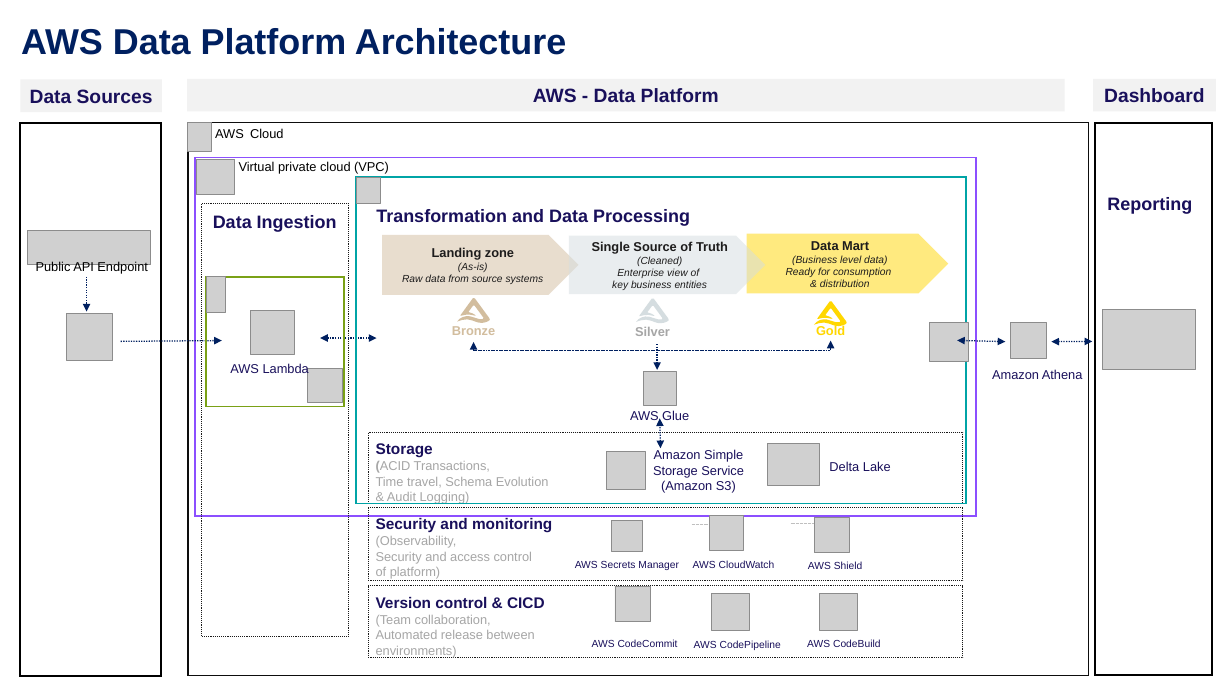
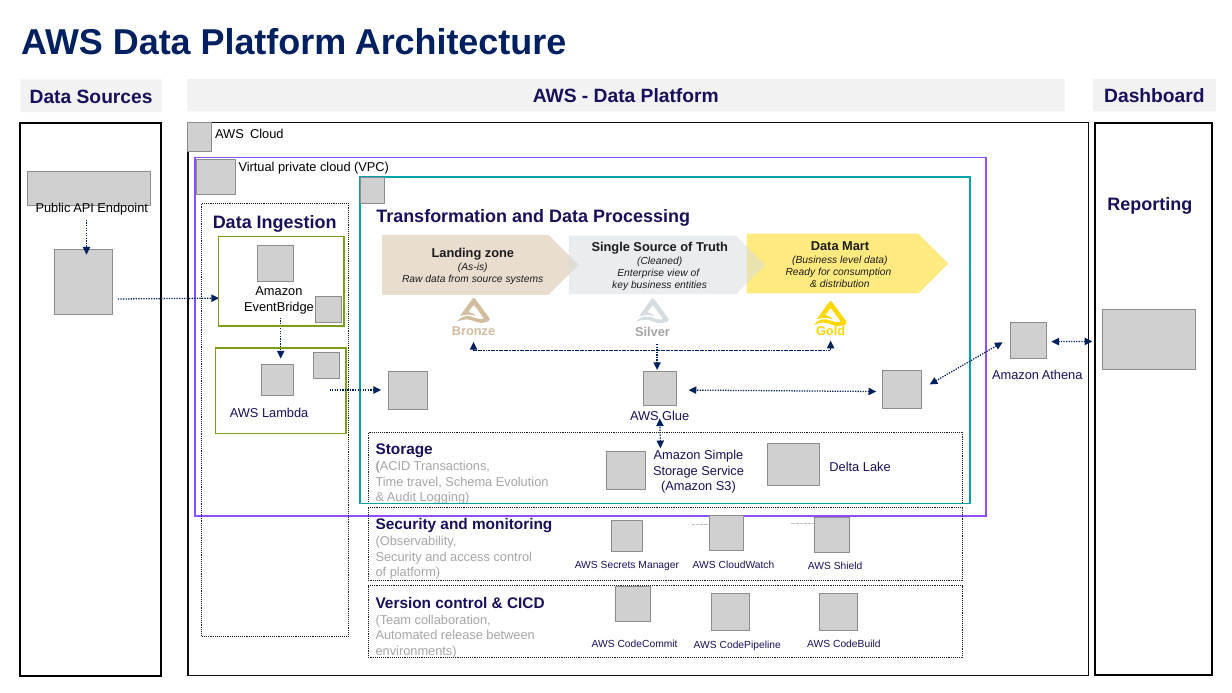
Before and after one commit to mohamedsulthan2405/260309-HDB-Assesment, a slide deck: slide 3 of 03. Documents/02. Data Platform Architecture/HDB_Proposed_Data_Platform_Architecture_AWS_vs_Azure.pptx (slide 1 before the commit). Drawn at 1232x693 pixels with LibreOffice and Linux fonts; fonts in the diff are those of the drawing; grey boxes stand for pictures; background and template pictures are left out. Boxes give left, top, right and bottom in pixels: in the first picture for what was removed or moved away, otherwise in the second. Text is boxed around its words. In the diff, an @@ line names an element or a change of style, - is before the commit and + after.

```diff
--- a/03. Documents/02. Data Platform Architecture/HDB_Proposed_Data_Platform_Architecture_AWS_vs_Azure.pptx
+++ b/03. Documents/02. Data Platform Architecture/HDB_Proposed_Data_Platform_Architecture_AWS_vs_Azure.pptx
@@ picture: place and size @@
-picture at (28,231,152,265)
+picture at (28,172,152,206)
@@ rectangle: place and size @@
-rectangle at (195,158,976,517)
+rectangle at (195,158,986,517)
@@ picture: place and size @@
-picture at (356,177,381,203)
+picture at (360,177,385,203)
@@ rectangle: place and size @@
-rectangle at (356,177,966,504)
+rectangle at (360,177,970,504)
@@ text "Public API Endpoint": place and size @@
-text "Public API Endpoint" at (36,261,147,274)
+text "Public API Endpoint" at (36,202,147,215)
@@ arrow moved from (87, 277) - (87, 311) to (87, 220) - (87, 254) @@
@@ rectangle added at (219,237,345,326), outline #7AA116 1.25 pt @@
@@ picture: place and size @@
-picture at (67,314,113,360)
+picture at (55,250,113,315)
@@ picture added at (258,246,293,281) @@
@@ arrow moved from (121, 341) - (222, 341) to (118, 299) - (219, 299) @@
@@ picture removed at (206,277,226,312) @@
@@ text added at (244,286,314,314), 10 pt, text #000000 @@
+Amazon EventBridge
@@ picture: place and size @@
-picture at (308,369,342,403)
+picture at (315,297,341,323)
@@ arrow added from (281, 318) to (281, 359), #002060 1 pt dashed @@
@@ rectangle: place and size @@
-rectangle at (206,277,344,407)
+rectangle at (215,348,346,433)
@@ picture added at (313,353,339,379) @@
@@ double arrow moved from (1006, 342) - (958, 340) to (1003, 342) - (930, 384) @@
@@ picture: place and size @@
-picture at (250,311,294,354)
+picture at (262,364,293,396)
@@ picture added at (389,372,428,410) @@
@@ picture: place and size @@
-picture at (930,323,969,362)
+picture at (883,371,921,409)
@@ text "AWS Lambda": place and size @@
-text "AWS Lambda" at (230,363,309,376)
+text "AWS Lambda" at (230,407,308,417)
@@ double arrow moved from (377, 338) - (321, 338) to (330, 390) - (381, 390) @@
@@ double arrow (330, 390) - (381, 390): double arrow to arrow @@
@@ double arrow added from (876, 392) to (689, 390), #002060 1 pt dashed @@
```
Also in this commit, not shown: 7 slides added.
